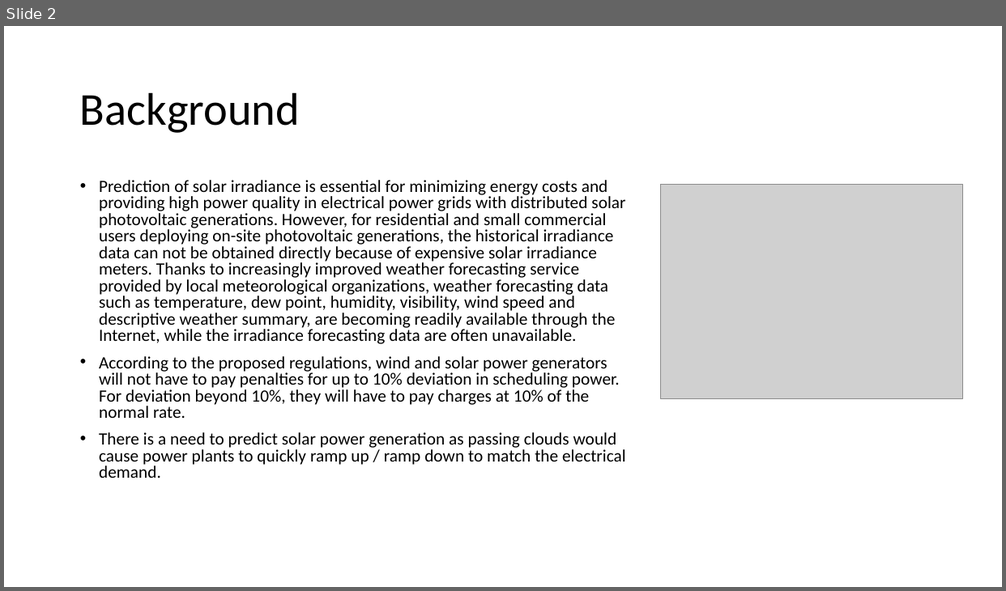
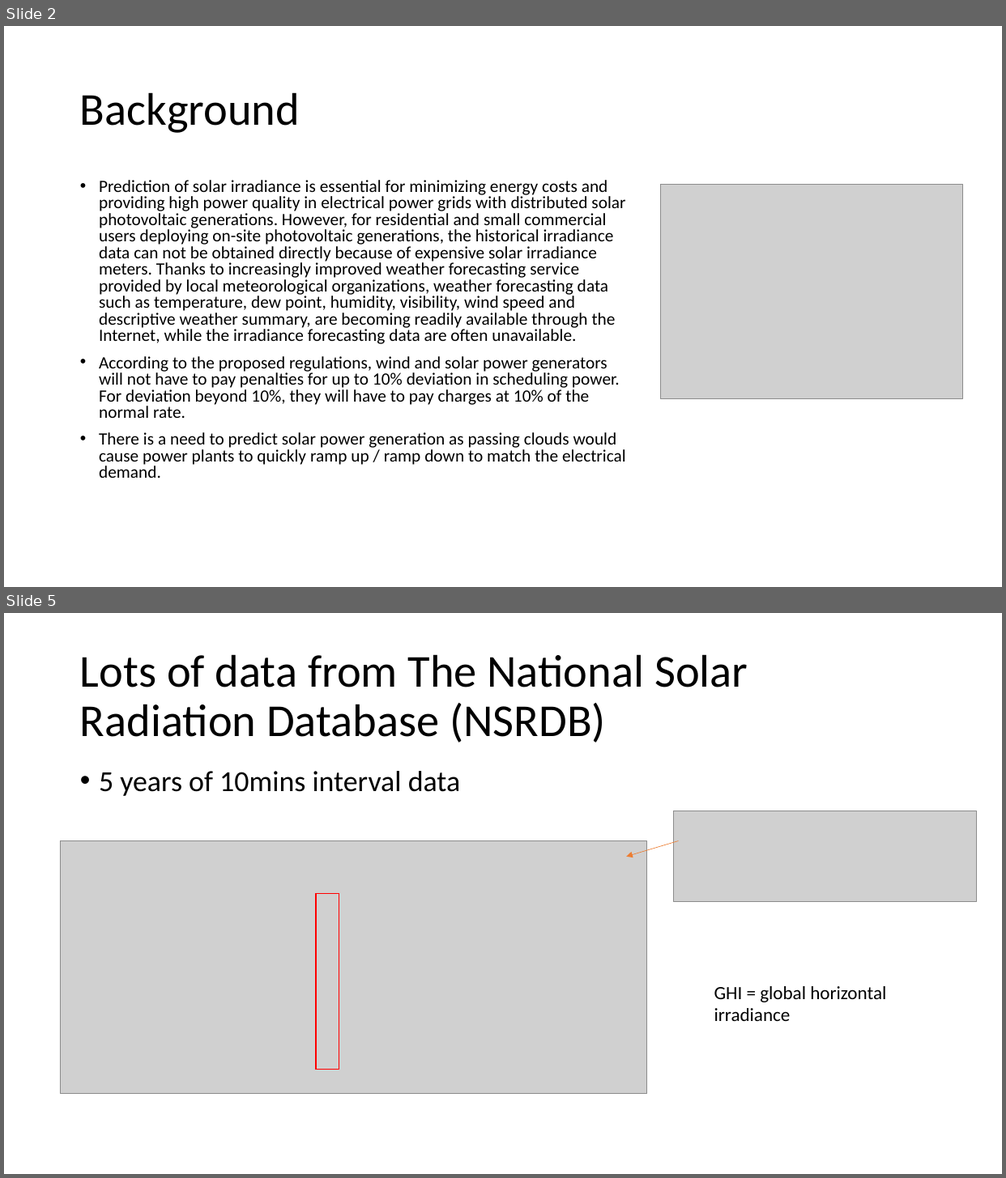
Before and after one commit to binarybins/Pitch, a slide deck: Solar irradiation prediction.pptx. Shown one above the other, each under a label of ours: slide 2 before the commit, slides 2 and 5 after it; the slides between them are not shown. The pictures are 1006x591 and 1006x1178 pixels, drawn with LibreOffice and Linux fonts; fonts in the diff are those of the drawing; grey boxes stand for pictures. Boxes give left, top, right and bottom in pixels: in the first picture for what was removed or moved away, otherwise in the second. Text is boxed around its words. In the diff, an @@ line names an element or a change of style, - is before the commit and + after.

```diff
--- a/Solar irradiation prediction.pptx
+++ b/Solar irradiation prediction.pptx
@@ slide 5 added at (x1=4, y1=613, x2=1002, y2=1174), background #FFFFFF @@
@@ title added at (x1=80, y1=654, x2=748, y2=743), 44 pt, text #000000 @@
+Lots of data from The National Solar Radiation Database (NSRDB)
@@ text added at (x1=99, y1=771, x2=461, y2=796), 28 pt, text #000000 @@
+• 5 years of 10mins interval data
@@ picture added at (x1=673, y1=811, x2=977, y2=902) @@
@@ picture added at (x1=61, y1=841, x2=648, y2=1094) @@
@@ arrow added from (679, 841) to (626, 856), #ED7D31 0.5 pt @@
@@ rectangle added at (x1=316, y1=894, x2=339, y2=1070), outline #FF0000 1 pt @@
@@ text added at (x1=714, y1=986, x2=886, y2=1021), 18 pt, text #000000 @@
+GHI = global horizontal irradiance
```
Also in this commit, not shown: 1 slide changed, 3 other slides added, 2 slides removed, 9 other files.
